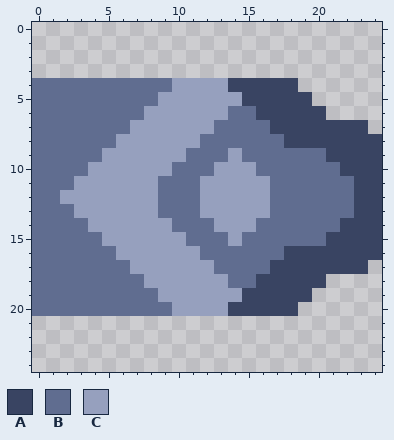
Two versions of one pixel-art sprite, sprites/units/core/engineer-leg.png. Above, as it was before the edit.
The file is 25x25 pixels.
Palette (. is transparent): A #394462  B #606d90  C #96a0be
After:
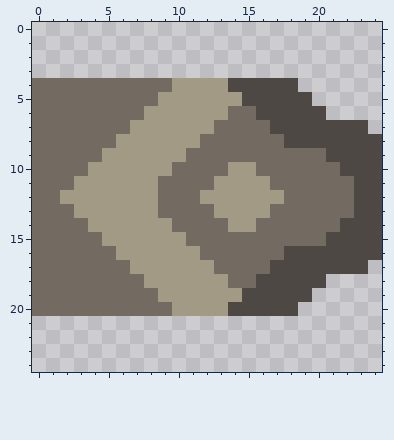
Change:
Colour A changes from #394462 to #4d4843.
Colour B changes from #606d90 to #736b62.
Colour C changes from #96a0be to #a39a86.
Colour C becomes colour B in row 9 at x 14; in row 10 at x 13; in row 11 at x 12; in row 13 at x 12; in row 14 at x 13; in row 15 at x 14.
Colour B becomes colour C in row 12 at x 17.
Pixel boxes of the changes (left, top, right, bottom) in both pictures:
changed: (32, 78, 382, 316)
